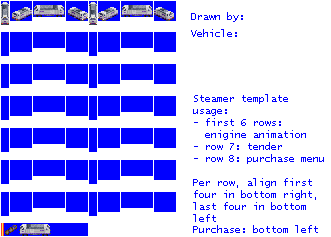
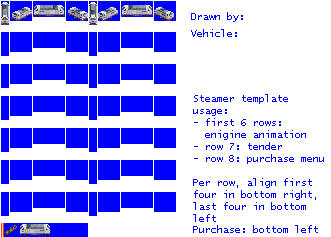
Two versions of the same layered image (331 x 237). Layer-by-layer changes:
painted on "empty.png" over <box>1,236,88,237</box>
